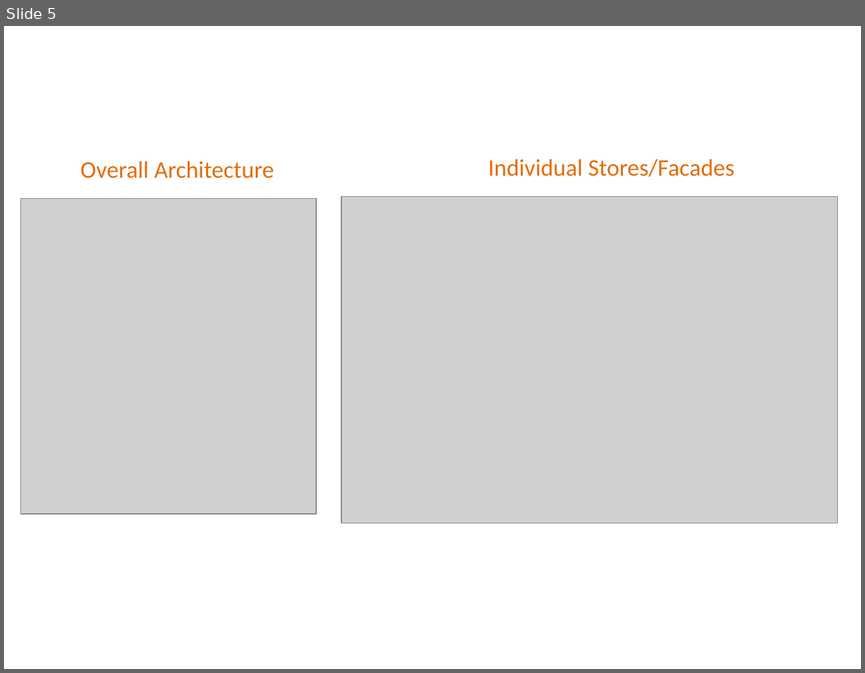
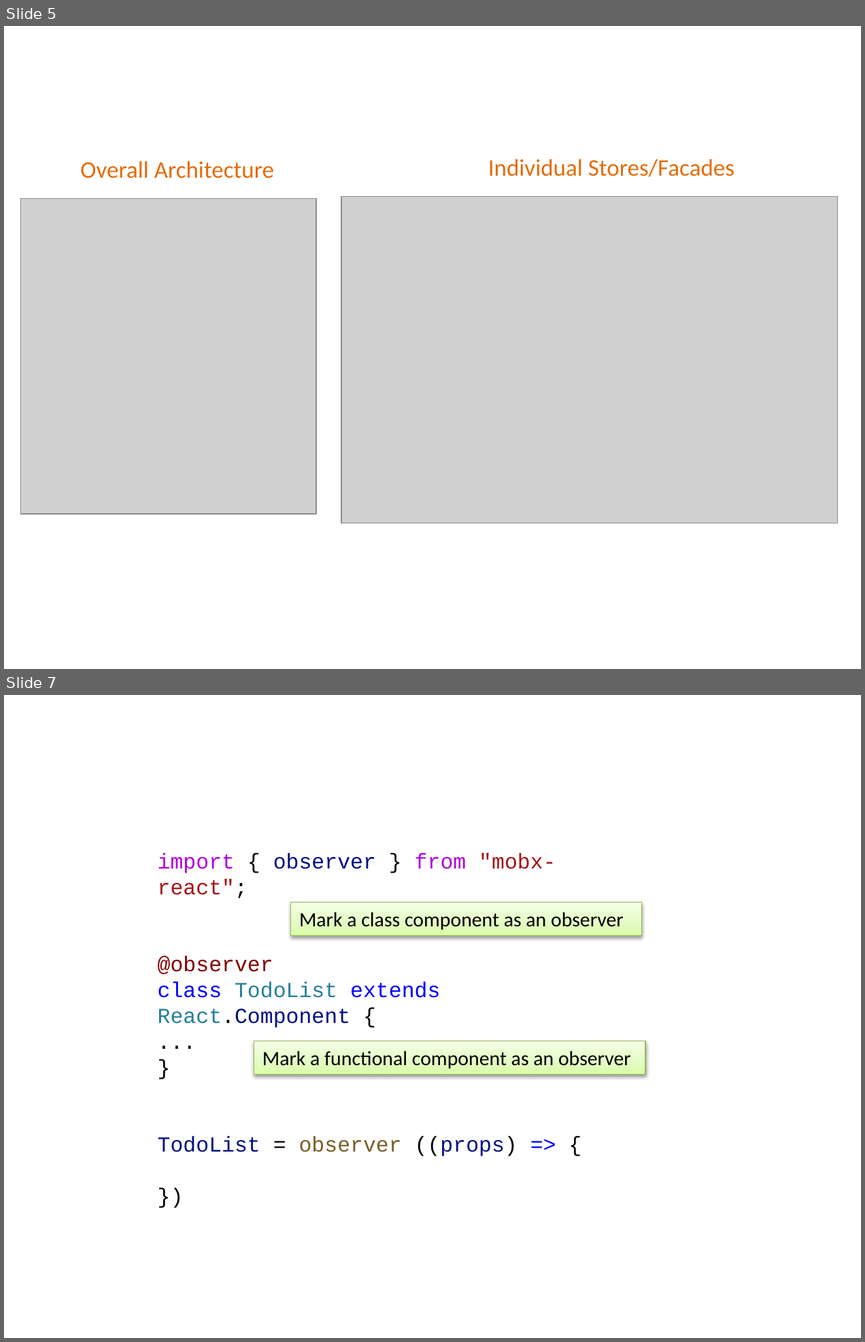
Before and after one commit to larsplaul/jsslides, a slide deck: public/state/ppImages.pptx. Shown one above the other, each under a label of ours: slide 5 before the commit, slides 5 and 7 after it; the slides between them are not shown. The pictures are 865x673 and 865x1342 pixels, drawn with LibreOffice and Linux fonts; fonts in the diff are those of the drawing; grey boxes stand for pictures. Boxes give left, top, right and bottom in pixels: in the first picture for what was removed or moved away, otherwise in the second. Text is boxed around its words. In the diff, an @@ line names an element or a change of style, - is before the commit and + after.

Commit message:
redux react

```diff
--- a/public/state/ppImages.pptx
+++ b/public/state/ppImages.pptx
@@ slide 7 added at [4, 695, 861, 1338], background #FFFFFF @@
@@ text added at [158, 853, 555, 1156], 18 pt, text #001080 @@
+import { observer } from "mobx-react";
+@observer
+class TodoList extends React.Component {
+...
+}
+TodoList = observer ((props) => {
+})
@@ rectangle added at [291, 902, 641, 936], fill gradient #DAFDA7 to #E4FCC2 to #F5FFE7, outline #98B955 0.75 pt, 17 pt, text #000000 @@
+Mark a class component as an observer
@@ rectangle added at [254, 1041, 646, 1074], fill gradient #DAFDA7 to #E4FCC2 to #F5FFE7, outline #98B955 0.75 pt, 17 pt, text #000000 @@
+Mark a functional component as an observer
```
Also in this commit, not shown: 2 other slides added, 3 other files.
